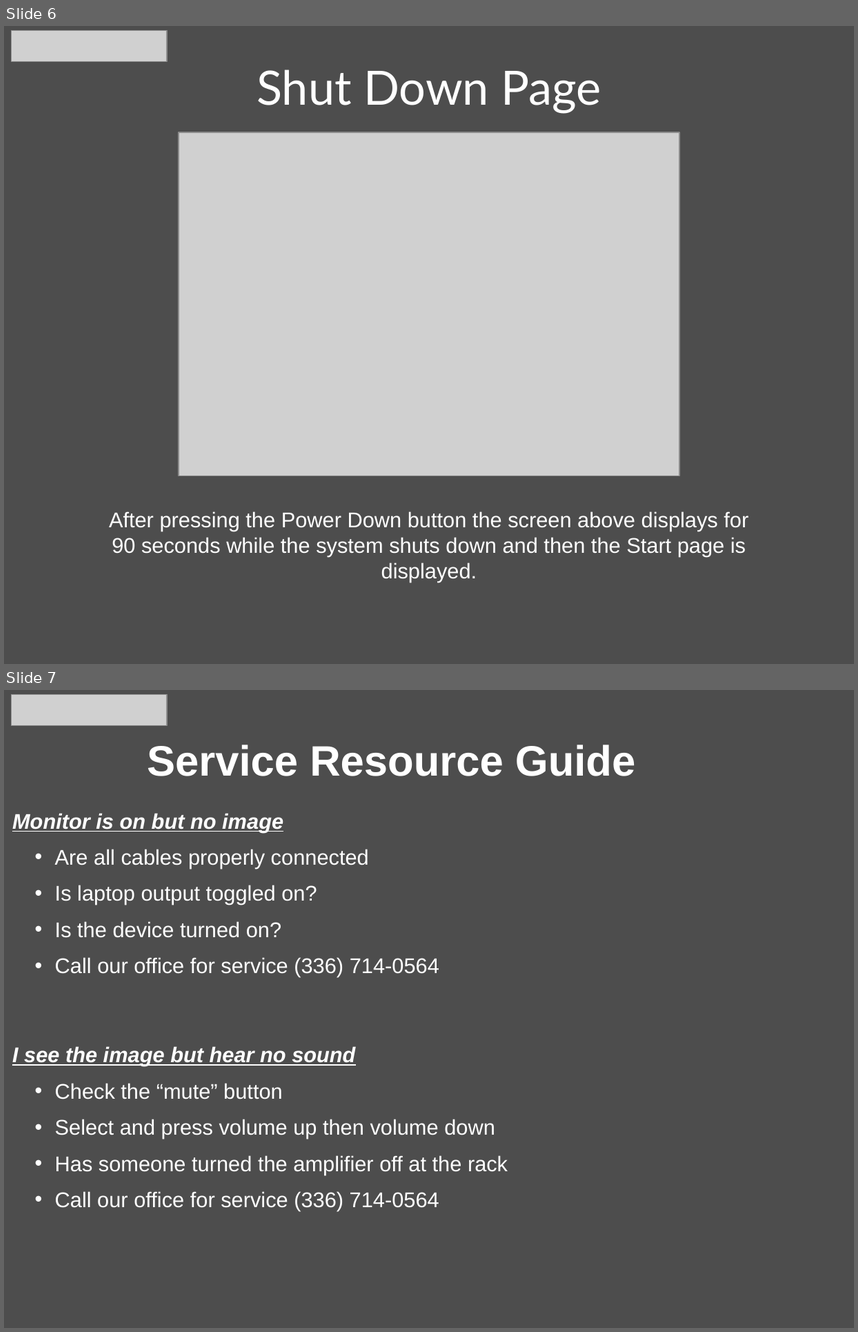
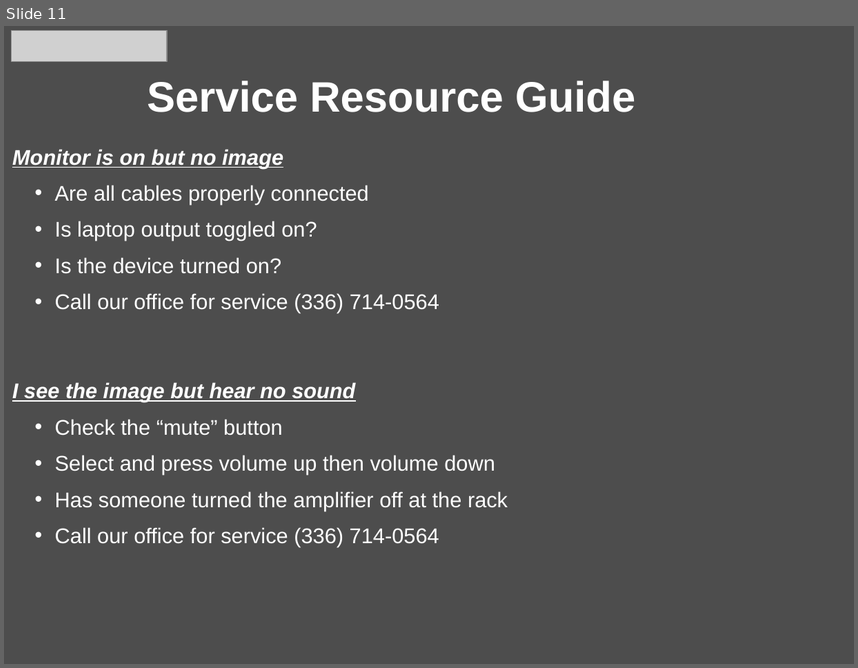
Before and after one commit to CurtisChurch/Pentair, a slide deck: User Manuals/Quick Reference Guide Pentair - Large Conference Room.pptx. Shown one above the other, each under a label of ours: slides 6 and 7 before the commit, slide 11 after it. The pictures are 858x1332 and 858x668 pixels, drawn with LibreOffice and Linux fonts; fonts in the diff are those of the drawing; grey boxes stand for pictures; background and template pictures are left out. Boxes give left, top, right and bottom in pixels: in the first picture for what was removed or moved away, otherwise in the second. Text is boxed around its words. In the diff, an @@ line names an element or a change of style, - is before the commit and + after.

```diff
--- a/User Manuals/Quick Reference Guide Pentair - Large Conference Room.pptx
+++ b/User Manuals/Quick Reference Guide Pentair - Large Conference Room.pptx
@@ slide 6 removed at <box>4,26,854,664</box>, background picture (left out) @@
@@ picture removed at <box>11,30,166,61</box> @@
@@ title removed at <box>257,69,601,114</box> @@
-Shut Down Page
@@ picture removed at <box>179,132,679,476</box> @@
@@ text removed at <box>109,511,749,582</box> @@
-After pressing the Power Down button the screen above displays for 90 seconds while the system shuts down and then the Start page is displayed.
@@ what was slide 7 is now slide 11 @@
```
Also in this commit, not shown: 5 slides changed, 6 slides added, 1 other slide removed, 1 other file.
